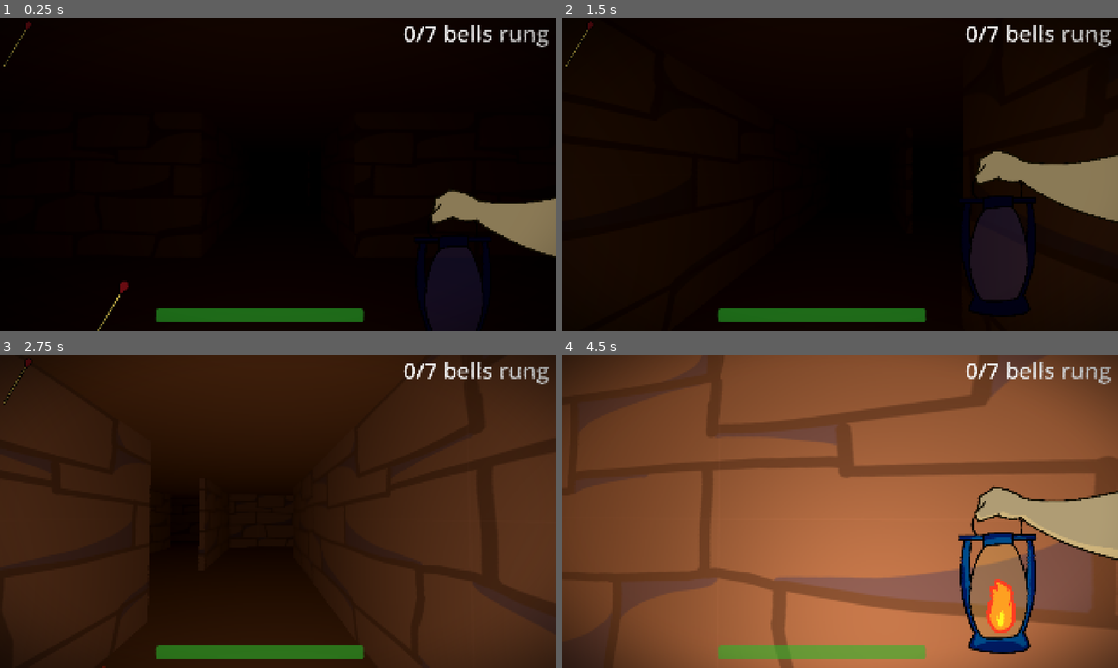
Above: before the commit, frames 1-4 (two rows, left to right).
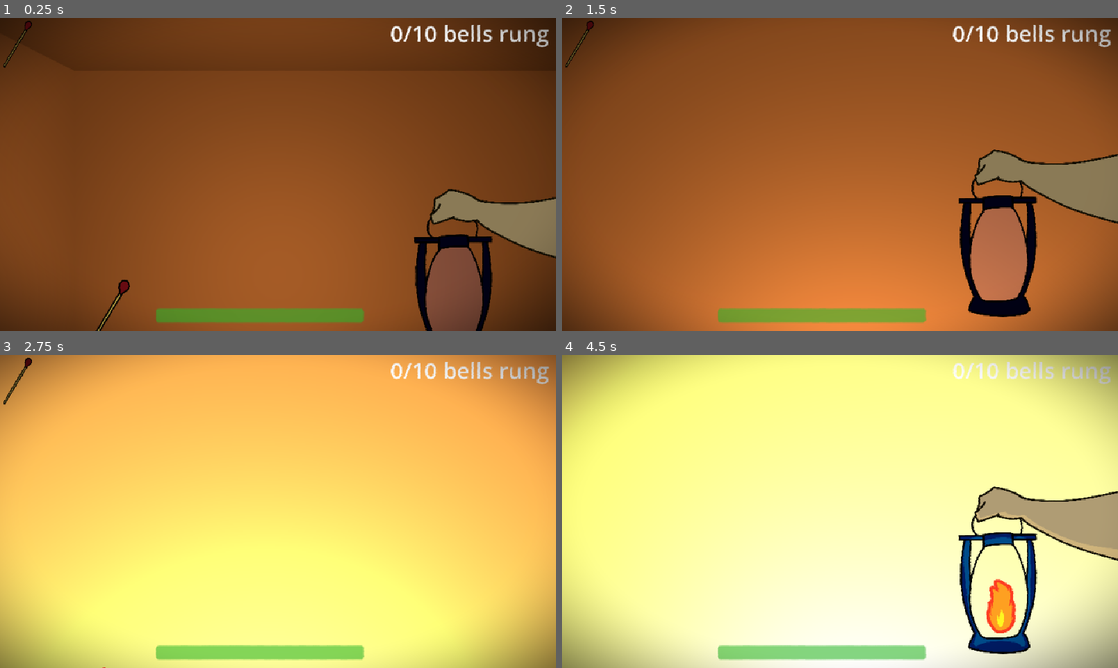
Above: after the commit, the same moments.

Repository: AvenirTheArtist/MazeGame
Game: Godot game, scene res://maps/test_level.tscn
The game is run twice, just before and just after one commit, with the same random seed, the same clock (stepped at 60 frames per second) and the same inputs. Before the commit the project starts from res://maps/maze_level.tscn.
Inputs (mouse positions are in pixels of both pictures, inside the frame that each line leads up to):
- Up to frame 1 (0.25 s): no input
- Up to frame 2 (1.5 s): move the mouse to (867, 174) at 0.52 s; hold W (forward) from 0.53 s (still down); right-click (867, 174) at 0.6 s; click (867, 174) at 0.8 s; move the mouse to (812, 174) at 1.27 s; click (812, 174) at 1.35 s
- Up to frame 3 (2.75 s): keep holding W (forward); right-click (250, 511) at 1.55 s; move the mouse to (289, 505) at 2.02 s; right-click (289, 505) at 2.1 s; click (289, 505) at 2.3 s
- Up to frame 4 (4.5 s): keep holding W (forward); move the mouse to (834, 517) at 2.77 s; click (834, 517) at 2.85 s; right-click (834, 517) at 3.05 s; move the mouse to (878, 514) at 3.52 s; tap Shift (sprint) at 3.6 s; click (878, 514) at 3.8 s; move the mouse to (795, 508) at 4.27 s; right-click (795, 508) at 4.35 s

The runs differ from the first frame. In frame 1, 96% of the frame differs, in the area x 0-100%, y 0-100%; in frame 2, 95%; in frame 3, 100%; in frame 4, 95%.

Commit message:
some more sound related stuff
added sounds to match, lantern, and jumpscare

Diff:
--- a/player_stuff/PlayerSounds.tscn
+++ b/player_stuff/PlayerSounds.tscn
@@ -3,6 +3,11 @@
 [ext_resource type="Script" uid="uid://dqyk4ixaku320" path="res://scripts/player_sounds.gd" id="1_74cct"]
 [ext_resource type="AudioStream" uid="uid://di66303gpd40y" path="res://sounds/fire/click.wav" id="2_p7eyv"]
 [ext_resource type="AudioStream" uid="uid://5btgpg58eib6" path="res://sounds/fire/lightup.wav" id="3_n10jv"]
+[ext_resource type="AudioStream" uid="uid://d0tnyddqs7c2b" path="res://sounds/fire/fireburning.wav" id="4_236io"]
+[ext_resource type="AudioStream" uid="uid://dg3cyu6s2fot5" path="res://sounds/fire/firecrackling.mp3" id="5_xyg0d"]
+[ext_resource type="AudioStream" uid="uid://e0m26g20bptg" path="res://sounds/fire/lantern_clink1.mp3" id="6_n46b5"]
+[ext_resource type="AudioStream" uid="uid://dtwxhs8jis0pa" path="res://sounds/fire/lantern_clink2.mp3" id="7_es3gr"]
+[ext_resource type="AudioStream" uid="uid://dr8t75mt6kprf" path="res://sounds/aggressive noise.mp3" id="8_es3gr"]
 
 [node name="PlayerSounds" type="AudioListener3D" unique_id=1554584262]
 script = ExtResource("1_74cct")
@@ -14,3 +19,26 @@
 stream = ExtResource("3_n10jv")
 volume_db = -10.0
 max_db = -5.0
+
+[node name="match_burning" type="AudioStreamPlayer3D" parent="." unique_id=349524835]
+stream = ExtResource("4_236io")
+volume_db = -10.0
+max_db = -13.0
+
+[node name="lantern_burning_empowered" type="AudioStreamPlayer3D" parent="." unique_id=1671395121]
+stream = ExtResource("5_xyg0d")
+max_db = 0.0
+
+[node name="lantern_burning_dying" type="AudioStreamPlayer3D" parent="." unique_id=761370705]
+stream = ExtResource("5_xyg0d")
+max_db = -5.0
+
+[node name="lantern_clink1" type="AudioStreamPlayer3D" parent="." unique_id=121734408]
+stream = ExtResource("6_n46b5")
+
+[node name="lantern_clink2" type="AudioStreamPlayer3D" parent="." unique_id=1413024479]
+stream = ExtResource("7_es3gr")
+
+[node name="jumpscare" type="AudioStreamPlayer3D" parent="." unique_id=974489316]
+stream = ExtResource("8_es3gr")
+max_db = -5.0
--- a/player_stuff/gui.tscn
+++ b/player_stuff/gui.tscn
@@ -170,8 +170,8 @@
 
 [sub_resource type="ShaderMaterial" id="ShaderMaterial_fffk0"]
 shader = ExtResource("6_y0ual")
-shader_parameter/resolution_x = 320
-shader_parameter/resolution_y = 180
+shader_parameter/resolution_x = 640
+shader_parameter/resolution_y = 360
 shader_parameter/color_bit_depth = 8
 shader_parameter/dither_strength = 0.0
 shader_parameter/jitter_amount = 0.001
--- a/project.godot
+++ b/project.godot
@@ -11,7 +11,7 @@
 [application]
 
 config/name="mazegame"
-run/main_scene="uid://cn4nyp8cm2sml"
+run/main_scene="uid://biiskriaojkqp"
 config/features=PackedStringArray("4.6", "GL Compatibility")
 config/icon="res://icon.svg"
 
--- a/scripts/lanterngui.gd
+++ b/scripts/lanterngui.gd
@@ -37,14 +37,18 @@
 			lanternburning = false
 			fireanim.play("empty")
 			texture = lantern_textutes[0]
+			Global.player_sounds.stop_playing("lantern_burning_dying")
+			Global.player_sounds.stop_playing("lantern_burning_empowered")
 		stages.LIT:
 			Global.player.lantern_empowered = true
 			lanternburning = true
 			texture = lantern_textutes[1]
+			Global.player_sounds.play("lantern_burning_empowered")
 		stages.DYING:
 			Global.player.lantern_empowered = false
 			lanternburning = true
 			texture = lantern_textutes[0]
+			Global.player_sounds.play("lantern_burning_dying")
 
 
 func start_buring():
@@ -52,8 +56,11 @@
 		return
 
 	lanternanim.play("lanterngoingdown")
+	Global.player_sounds.randp_play("lantern_clink2", 0.8, 1.1)
 	lanternanim.queue("lanterngoingup")
 	await lanternanim.animation_changed
+	Global.player_sounds.randp_play("lantern_clink1", 0.8, 1.1)
+
 	if current_stage == stages.UNLIT:
 		Global.player.change_lantern_brightness(empowered_strength)
 	if current_stage == stages.DYING:
--- a/scripts/matchstickgui.gd
+++ b/scripts/matchstickgui.gd
@@ -21,6 +21,11 @@
 	matchstickanims.play("matchcomingup")
 
 func _process(_delta: float) -> void:
+
+	if burning:
+		Global.player_sounds.play("match_burning")
+	else:
+		Global.player_sounds.stop_playing("match_burning")
 
 	if Input.is_action_just_pressed("matchstick"):
 		start_burning()
@@ -63,8 +68,8 @@
 		Global.player.matchstick_amount -= 1
 	matchstickanims.play("matchgoingdown")
 	await matchstickanims.animation_finished
-	Global.player_sounds.rand_play("click", 0.8, 1.3)
-	Global.player_sounds.rand_play("start_burning", 0.8, 1.2)
+	Global.player_sounds.randp_play("click", 0.8, 1.3)
+	Global.player_sounds.randp_play("start_burning", 0.8, 1.2)
 	matchstickanims.play("matchcomingup")
 
 	burnouttimer.start(matchstick_health)
--- a/scripts/player.gd
+++ b/scripts/player.gd
@@ -89,7 +89,7 @@
 ## when the ghost touches you this finds ghost's head position
 ## and your camera snaps to its head pos for a "jumpscare"
 func die() -> void:
-	#$death_sound.play() ## ATTENTION replace this with a sound
+	Global.player_sounds.play("jumpscare")
 	var look_pos: Vector3
 	look_pos = ghost.global_position
 	look_pos.y += 1.0
--- a/scripts/player_sounds.gd
+++ b/scripts/player_sounds.gd
@@ -18,10 +18,15 @@
 		return
 	sound_to_play.play()
 
-func rand_play(sound_name: String, min: float = 1.1, max: float = 1.2):
+func randp_play(sound_name: String, minp: float = 1.1, maxp: float = 1.2):
 	var sound_to_play = all_sounds[str(sound_name).to_lower()]
 	if sound_to_play.playing:
 		return
 
-	sound_to_play.pitch_scale = randf_range(min, max)
+	sound_to_play.pitch_scale = randf_range(minp, maxp)
 	sound_to_play.play()
+
+func stop_playing(sound_name: String):
+	var sound_to_stop = all_sounds[str(sound_name).to_lower()]
+	if sound_to_stop.playing:
+		sound_to_stop.stop()
Not shown, removed: sounds/fire/fire_light_up.mp3.import
Not shown, added: sounds/fire/firecrackling.mp3.import
Not shown, added: sounds/fire/lantern_clink1.mp3.import
Not shown, added: sounds/fire/lantern_clink2.mp3.import
Not shown, changed: sounds/vroosh.wav.import
Not shown, removed: sounds/fire/fire_light_up.mp3
Not shown, added: sounds/fire/firecrackling.mp3
Not shown, added: sounds/fire/lantern_clink1.mp3
Not shown, added: sounds/fire/lantern_clink2.mp3
Not shown, added: sounds/vroosh.wav
